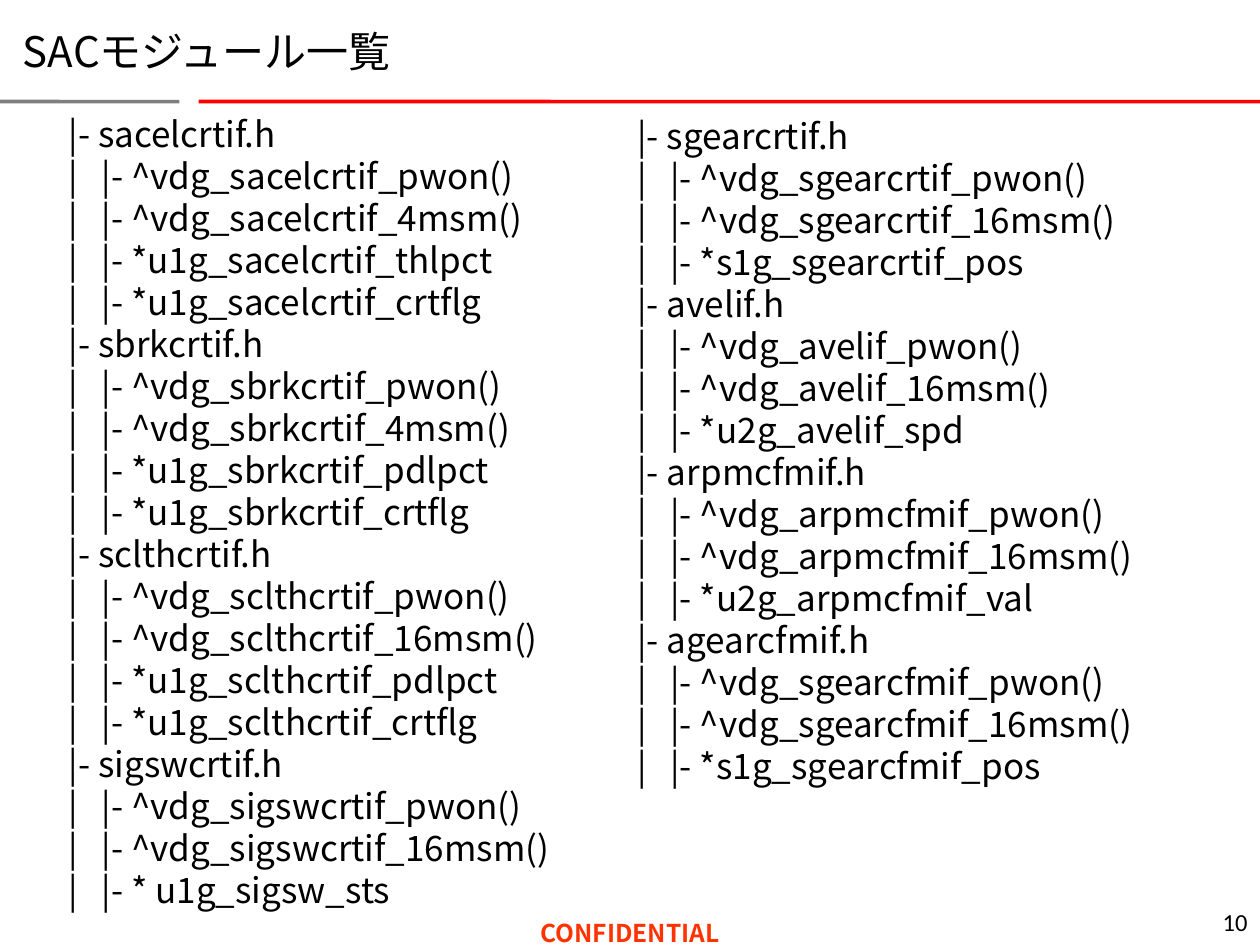
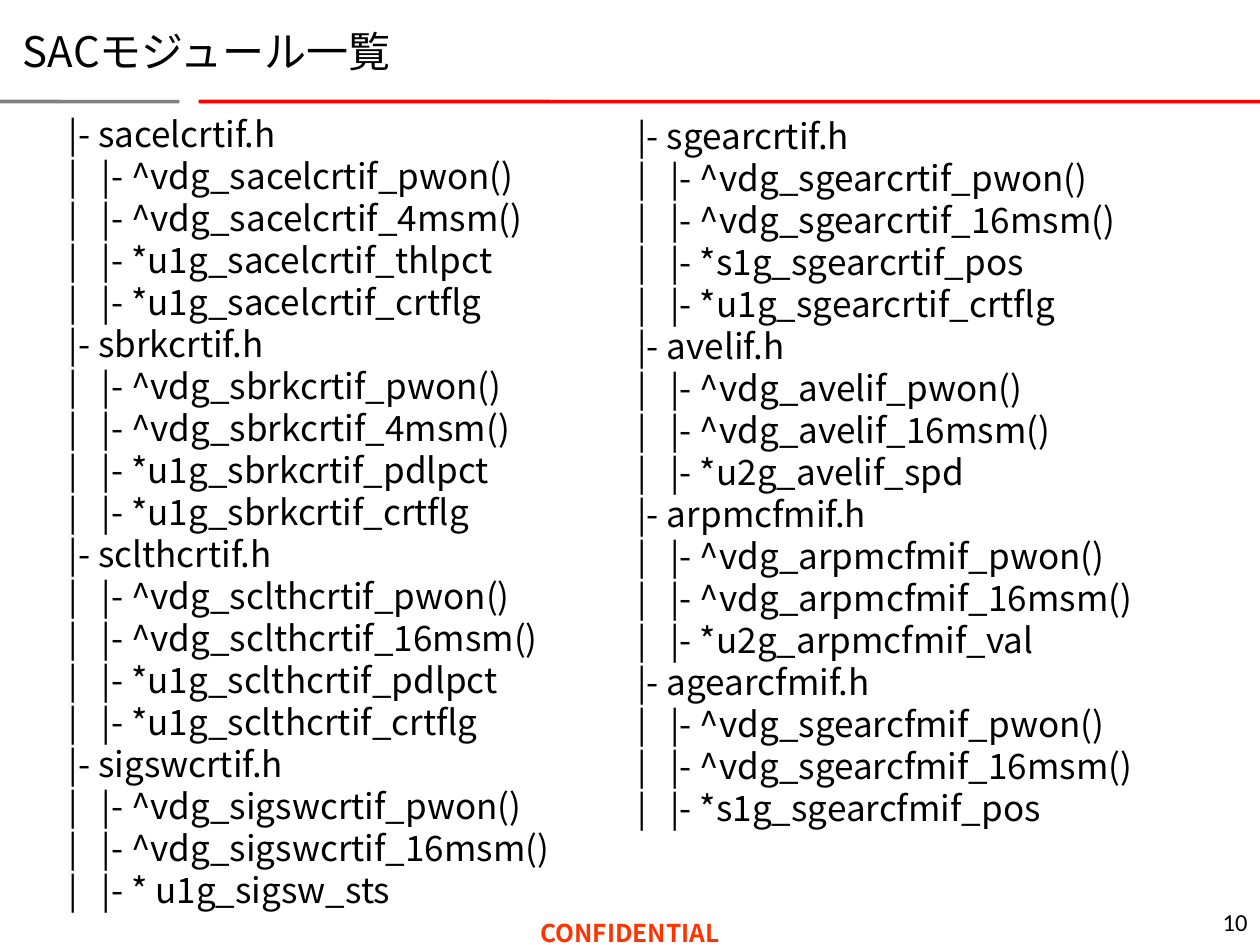
Before and after one commit to WhiteRiceMGMG/engsim, a slide deck: slide 10 of engsim.ppt. Drawn at 1260x945 pixels with LibreOffice and Linux fonts; fonts in the diff are those of the drawing. Boxes give left, top, right and bottom in pixels: in the first picture for what was removed or moved away, otherwise in the second. Text is boxed around its words. In the diff, an @@ line names an element or a change of style, - is before the commit and + after.

Commit message:
ppt

```diff
--- a/engsim.ppt
+++ b/engsim.ppt
@@ text at [700,282,1055,326]: paragraph added @@
+| |- *u1g_sgearcrtif_crtflg
```
Also in this commit, not shown: 1 other slide changed, 1 other file.
